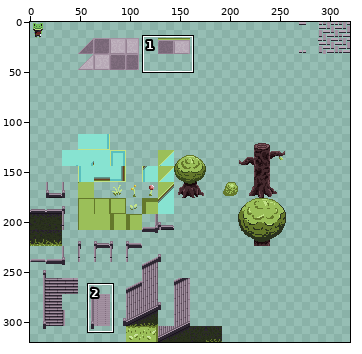
One commit to this sprite sheet: Artwork/TileSets/TileMaps/Stone.png. Above: a wide view before the commit, with the close-up outlined.
Close-up. Earlier state:
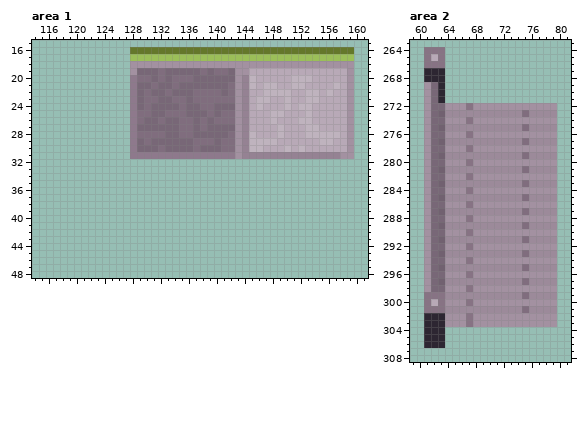
The file is 320x320 pixels. Colours within 5 levels of each other are drawn and written as one. Shown: area 1: x 114..161, y 15..48; area 2: x 59..81, y 263..308. The commit also changed other parts of the picture, which this record leaves out.
After:
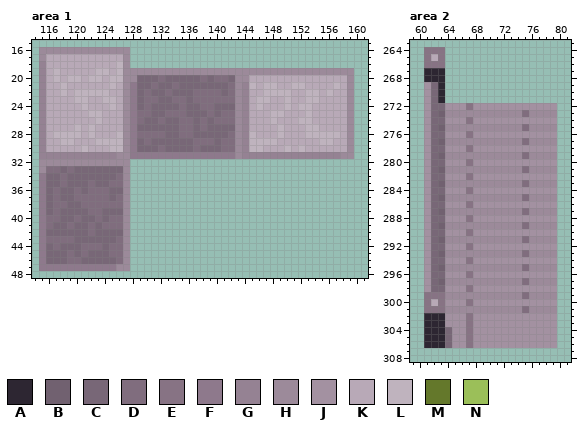
Palette (. is transparent): A #2d2632  B #716170  C #786777  D #806d7e  E #877384  F #8e798c  G #958293  H #9c8a9a  J #a391a1  K #b8a9b7  L #bfb3be  M #64782b  N #9bbf59
The exact change:
Area 1:
y 16: x 115..159 .............MMMMMMMMMMMMMMMMMMMMMMMMMMMMMMMM -> HHHHHHHHHHHHH................................
y 17: x 115..159 .............NNNNNNNNNNNNNNNNNNNNNNNNNNNNNNNN -> HKKKKKKKKKKKH................................
y 18: x 115..159 .............JJJJJJJJJJJJJJJJJJJJJJJJJJJJJJJJ -> GKKKKKKKKKKLH................................
y 19: x 115..159 .............JCCCDCCCCCDCDDCJJKKKKKKKKKKKKKKJ -> GKLKKKKKLLKLHHHHHHHHHHHHHHHHHHHHHHHHHHHHHHHHH
y 20: x 115..130 .............FDD -> GKLKLLKLLKLLHHCC; x 134..136 DDD -> CCC; x 138 C -> D; x 140..141 CC -> DD; x 143..145 JGL -> HHK; x 151..153 LLL -> KKK; x 159 J -> H
y 21: x 115..127 ............. -> GKKLKKKKKKLKH; x 143 J -> H; x 159 J -> H
y 22: x 115..127 ............. -> GKKLKLLLLLKKH; x 143 J -> H; x 159 J -> H
y 23: x 115..127 ............. -> GKKKKLLKKLLKH; x 143 J -> H; x 159 J -> H
y 24: x 115..127 ............. -> GKKKKKLKKKLKH; x 143 J -> H; x 159 J -> H
y 25: x 115..127 ............. -> GKKKKKKLLKKKH; x 143 J -> H; x 159 J -> H
y 26: x 115..127 ............. -> GKKKKKKKLKKKH; x 143 J -> H; x 159 J -> H
y 27: x 115..127 ............. -> GKKKKLKLKKKKH; x 143 J -> H; x 159 J -> H
y 28: x 115..127 ............. -> GKLLLLKLKKKLH; x 143 J -> H; x 159 J -> H
y 29: x 115..127 ............. -> GKKLLKKKLLLLH; x 143 J -> H; x 159 J -> H
y 30: x 115..127 ............. -> GKKKKKLKKKLLH; x 143 J -> H; x 159 J -> H
y 31: x 115..127 ............. -> GGGGGGGGGGGHH; x 143 J -> H; x 158..159 JJ -> HH
y 32: x 115..127 ............. -> HHHHHHHHHHHHH
y 33: x 115..127 ............. -> HDDCDCCCCCCCH
y 34: x 115..127 ............. -> FCCDCCCCCCCDH
y 35: x 115..127 ............. -> FCCDCCCDCCDDH
y 36: x 115..127 ............. -> FCDCCDCDDDCCH
y 37: x 115..127 ............. -> FCDCCDDDDDCDH
y 38: x 115..127 ............. -> FCDDCCDDDDDDH
y 39: x 115..127 ............. -> FCDCCCCDDCCCH
y 40: x 115..127 ............. -> FDDCCDCCDCDDH
y 41: x 115..127 ............. -> FDCCDCCDCDDDH
y 42: x 115..127 ............. -> FCCCCCCDCCCCH
y 43: x 115..127 ............. -> FDDDDCCCCCCDH
y 44: x 115..127 ............. -> FCDCCCDDDCDDH
y 45: x 115..127 ............. -> FCCCDCDCCCDDH
y 46: x 115..127 ............. -> FCCCDDCCCCCDH
y 47: x 115..127 ............. -> FFFFFFFFFFFHH
Area 2:
y 304..306: x 64..79 ................ -> CJJEJJJJJJJJJJJJ
Changed places in both close-ups, as pixel boxes (x1, y1, x2, y2):
changed: (39, 47, 354, 271)
added: (445, 327, 557, 348)
